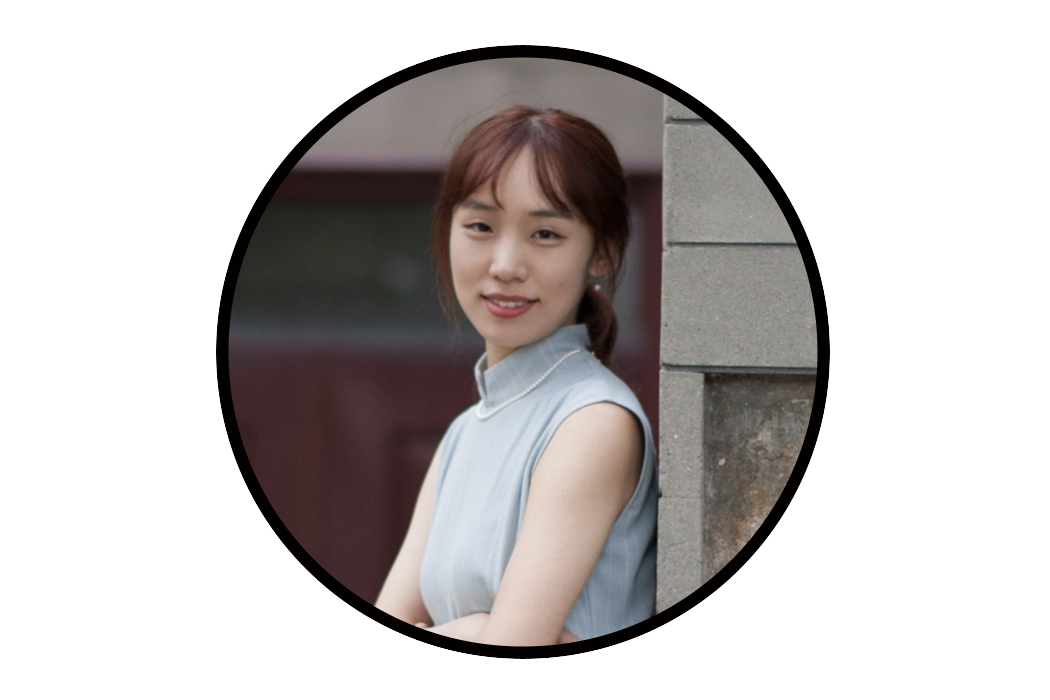
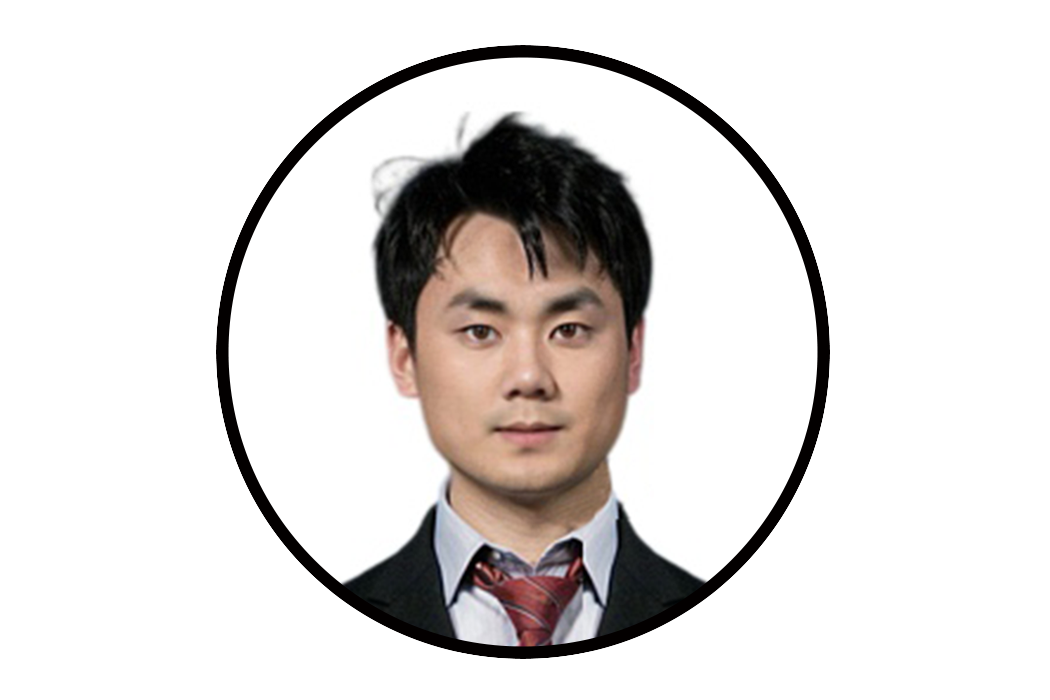
Before/after of a 1050 x 700 layered artwork. What changed in the layer stack:
painted on "图层 2" over [left=216, top=45, right=830, bottom=659]
